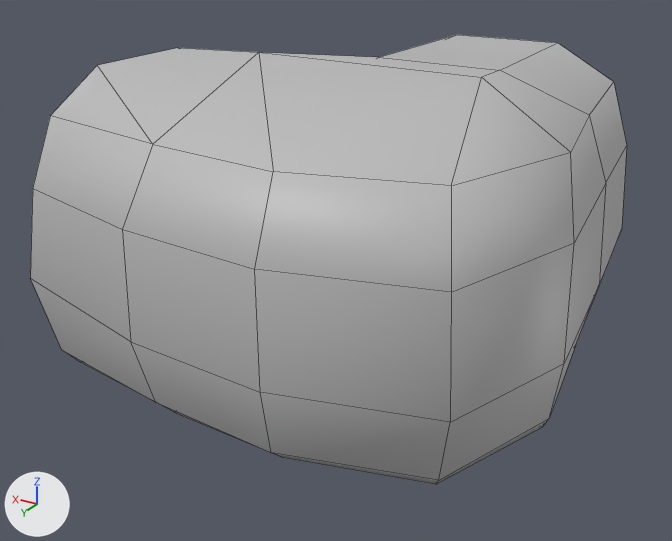
Before and after pictures for a commit that changed the FBX model Assets/Meshes/Rooms/Cavern_Pieces/Corner_Cav02.fbx.
Both versions are drawn from a 50 mm camera at (-0.01, 0.0391, 0.0181) aimed at (0.0068, 0.0111, 0.0041). Every picture has the same lights, and +X, +Y and +Z are marked at lower left. Mesh edges are drawn as thin lines. Where no turn or scale is listed for an object, it has been applied to the vertices.

The scene before the commit, as lines of its bpy script (objects in view):
```python
me_mesh = bpy.data.meshes.new('Mesh')
me_mesh.from_pydata(...)  # 61 vertices, 54 faces; spans x -0.0027..0.0164, y 0.0..0.019, z 0.0..0.012
me_mesh.materials.append(mat_checkered)  # grey #bcbcbc
ob_corner_cav02 = bpy.data.objects.new('CORNER_CAV02', me_mesh)
ob_corner_cav02.location = (0.0, 0.0, 0.0)
```
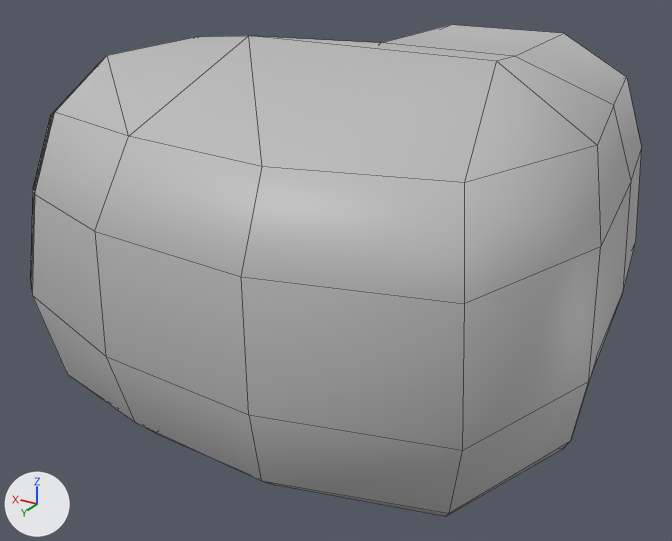
The edits, one by one:
me_mesh is used by ob_corner_cav02; location (0.0, 0.0, 0.0).
me_mesh had 61 vertices, 54 faces and spanned x -0.0027..0.0164, y 0.0..0.019, z 0.0..0.012.
me_mesh now has 122 vertices, 132 faces and spans x -0.0036..0.0164, y 0.0..0.0199, z -0.0006..0.0126.
Part 1, on me_mesh:
61 vertices are added at x -0.0036..0.0156, y 0.0006..0.0199, z -0.0006..0.0126.
78 new faces join them.

Where the change shows, as pixel boxes [x1, y1, x2, y2] in the pictures (672 x 541 px):
'CORNER_CAV02', reshaped (9% taller): before [30, 35, 627, 484]; after [30, 25, 642, 516]
part 1 of me_mesh, added: after [30, 25, 642, 516]
